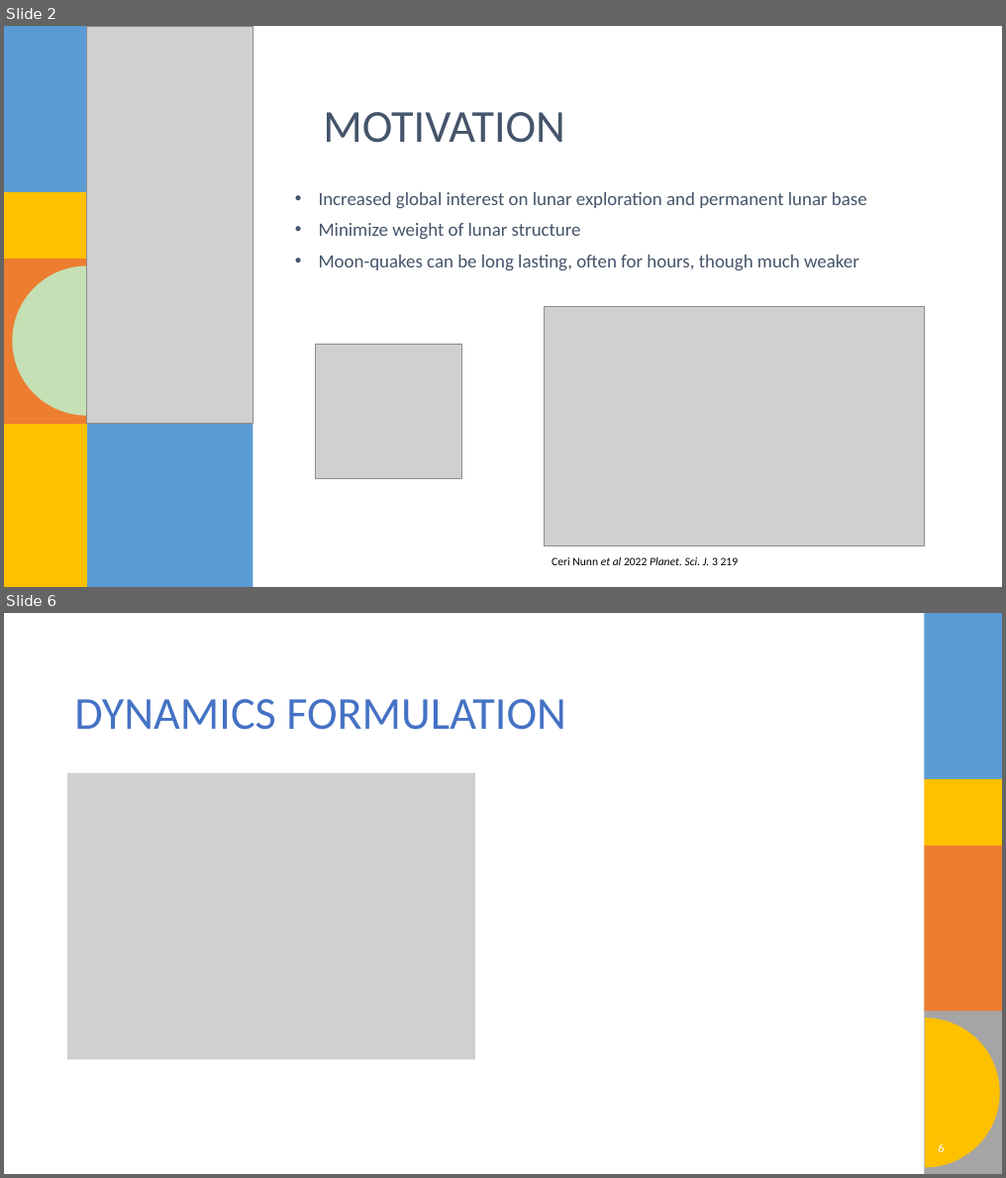
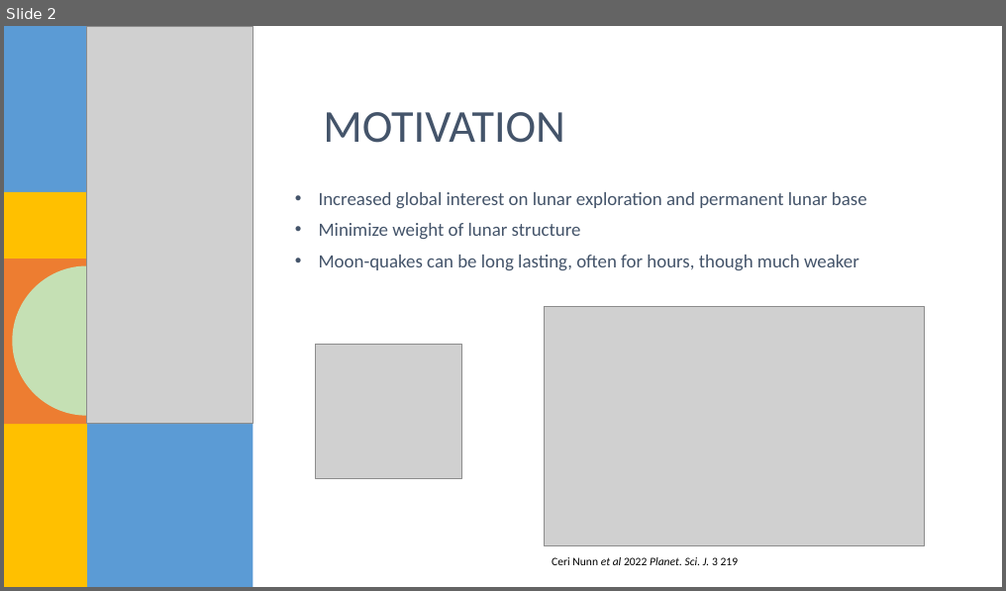
Before and after one commit to o-blip/school-2025-fall, a slide deck: Optimal_Controls/Project/Project Slides.pptx. Shown one above the other, each under a label of ours: slides 2 and 6 before the commit, slide 2 after it; the slides between them are not shown. The pictures are 1006x1178 and 1006x591 pixels, drawn with LibreOffice and Linux fonts; fonts in the diff are those of the drawing; grey boxes stand for pictures; background and template pictures are left out. Boxes give left, top, right and bottom in pixels: in the first picture for what was removed or moved away, otherwise in the second. Text is boxed around its words. In the diff, an @@ line names an element or a change of style, - is before the commit and + after.

```diff
--- a/Optimal_Controls/Project/Project Slides.pptx
+++ b/Optimal_Controls/Project/Project Slides.pptx
@@ slide 6 removed at [4, 613, 1002, 1174], background #FFFFFF @@
@@ title removed at [74, 699, 566, 730] @@
-DYNAMICS FORMULATION
@@ picture removed at [67, 773, 475, 1059] @@
@@ group removed at [924, 613, 1002, 1174]: 4 rectangles, 1 freeform shape @@
@@ page number removed at [938, 1144, 944, 1153] @@
-6
```
Also in this commit, not shown: 8 slides changed, 2 slides added, 5 other files.
